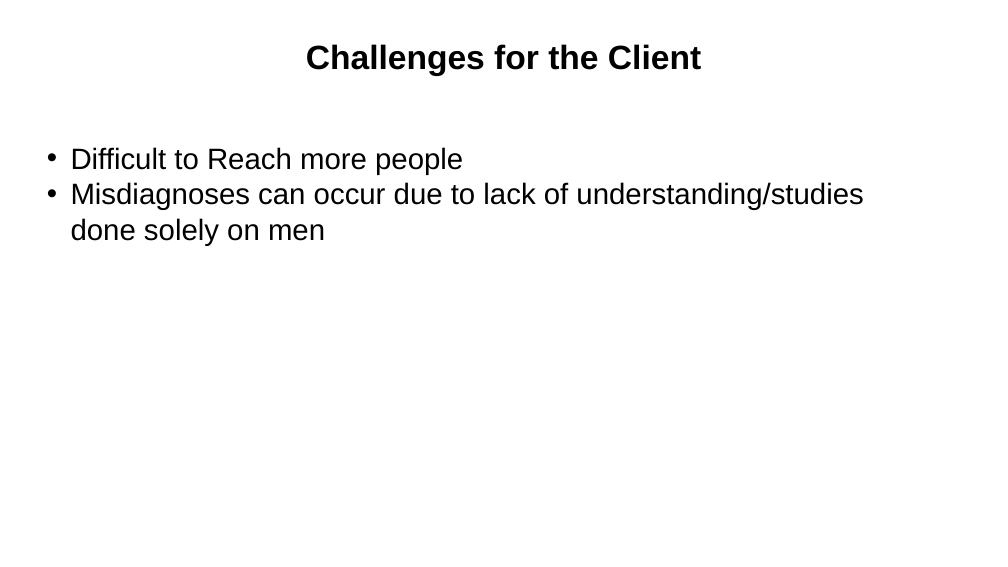
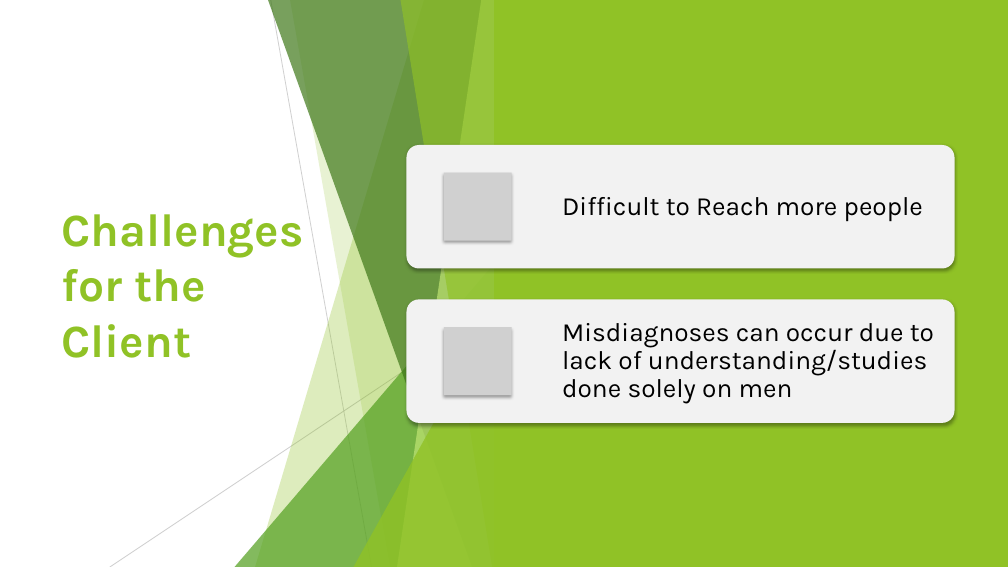
Before and after one commit to London18/team-21, a slide deck: slide 3 of resources/Code for Good - Presentation.pptx. Drawn at 1008x567 pixels with LibreOffice and Linux fonts; fonts in the diff are those of the drawing; grey boxes stand for pictures. Boxes give left, top, right and bottom in pixels: in the first picture for what was removed or moved away, otherwise in the second. Text is boxed around its words. In the diff, an @@ line names an element or a change of style, - is before the commit and + after.

```diff
--- a/resources/Code for Good - Presentation.pptx
+++ b/resources/Code for Good - Presentation.pptx
@@ group added at (x1=0, y1=0, x2=1008, y2=567): 5 freeform shapes, 3 triangles @@
@@ rectangle added at (x1=0, y1=0, x2=1008, y2=567), fill #FFFFFF @@
@@ rectangle added at (x1=495, y1=0, x2=1008, y2=567), fill #90C226 @@
@@ text "Challenges for the Client" moved from (x1=306, y1=44, x2=701, y2=76) to (x1=61, y1=214, x2=303, y2=358) @@
@@ text "Challenges for the Client" at (x1=61, y1=214, x2=303, y2=358): size 32 to 44 pt, font Arial to Karla, text colour #000000 to #90C226; alignment centre to left; more space between paragraphs; vertical alignment top to middle @@
@@ text at (x1=71, y1=147, x2=463, y2=175): paragraph removed @@
-• Difficult to Reach more people
@@ group added at (x1=110, y1=0, x2=504, y2=567): 5 freeform shapes, 2 lines, 2 triangles @@
@@ text "Misdiagnoses can occur due to ..." moved from (x1=71, y1=147, x2=863, y2=245) to (x1=562, y1=323, x2=934, y2=404) @@
@@ text "Misdiagnoses can occur due to ..." at (x1=562, y1=323, x2=934, y2=404): size 28 to 25 pt, font Arial to Karla; bullet • to none; line spacing 1 to 0.9; more space between paragraphs; vertical alignment top to middle @@
@@ group added at (x1=614, y1=0, x2=1008, y2=567): 5 freeform shapes, 2 lines, 2 triangles @@
@@ group added at (x1=407, y1=145, x2=955, y2=423): 2 rounded rectangles, 2 pictures, 1 text @@
+Difficult to Reach more people
```
Also in this commit, not shown: 4 other slides changed, 2 slides added, 3 slides removed.
